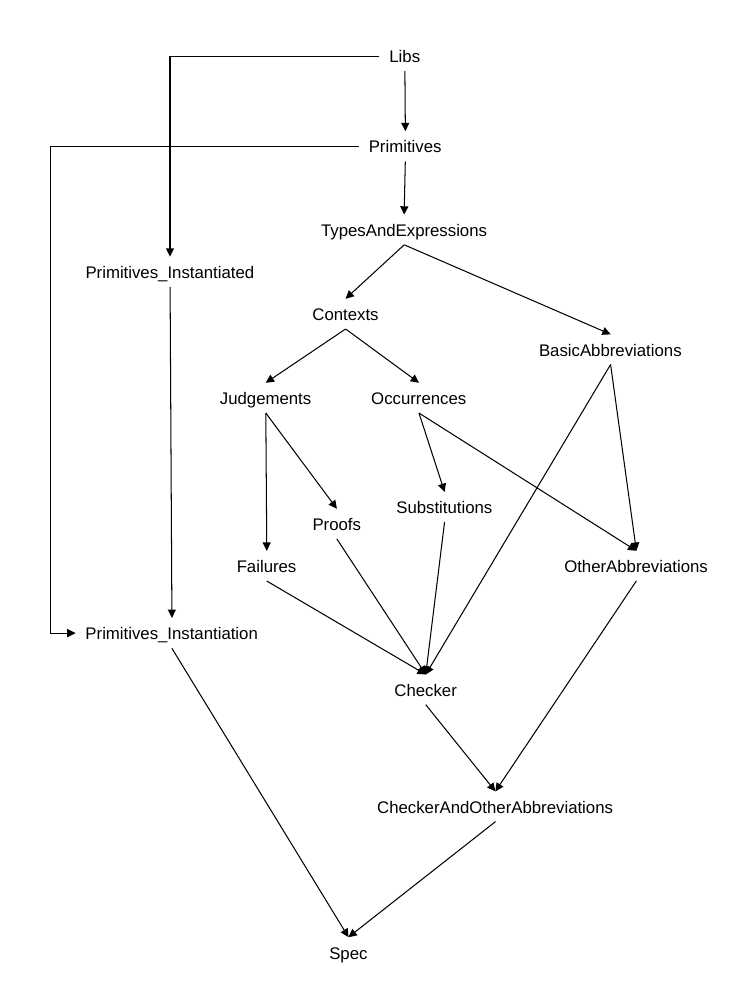
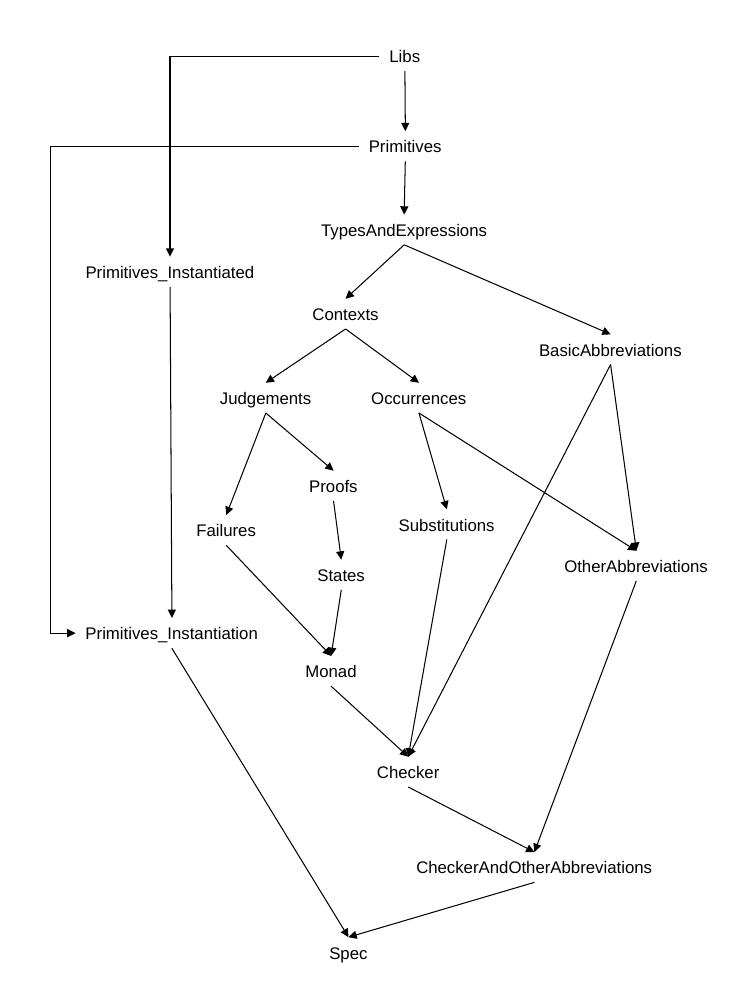
Before and after one commit to KestrelInstitute/Specware, a slide deck: slide 1 of Provers/ProofChecker/dependencies.ppt. Drawn at 756x1008 pixels with LibreOffice and Linux fonts; fonts in the diff are those of the drawing. Boxes give left, top, right and bottom in pixels: in the first picture for what was removed or moved away, otherwise in the second. Text is boxed around its words. In the diff, an @@ line names an element or a change of style, - is before the commit and + after.

```diff
--- a/Provers/ProofChecker/dependencies.ppt
+++ b/Provers/ProofChecker/dependencies.ppt
@@ arrow moved from (611, 365) - (425, 674) to (611, 365) - (408, 757) @@
@@ arrow moved from (266, 413) - (267, 550) to (266, 413) - (226, 515) @@
@@ arrow moved from (266, 413) - (337, 509) to (266, 413) - (334, 471) @@
@@ arrow moved from (419, 413) - (445, 492) to (419, 413) - (447, 509) @@
@@ text "Proofs": place and size @@
-text "Proofs" at <box>313,518,361,530</box>
+text "Proofs" at <box>309,480,357,492</box>
@@ arrow moved from (337, 539) - (425, 674) to (334, 501) - (342, 559) @@
@@ text "Substitutions": place and size @@
-text "Substitutions" at <box>396,501,492,513</box>
+text "Substitutions" at <box>399,519,495,531</box>
@@ text "Failures": place and size @@
-text "Failures" at <box>237,560,297,572</box>
+text "Failures" at <box>196,524,256,536</box>
@@ arrow moved from (445, 522) - (425, 674) to (447, 539) - (408, 757) @@
@@ arrow moved from (267, 581) - (425, 674) to (226, 545) - (332, 656) @@
@@ text added at <box>317,569,365,581</box>, 12 pt, text #000000 @@
+States
@@ arrow added from (342, 590) to (331, 656), #000000 0.74 pt @@
@@ arrow moved from (636, 581) - (495, 791) to (636, 581) - (534, 852) @@
@@ text added at <box>305,665,356,677</box>, 12 pt, text #000000 @@
+Monad
@@ arrow added from (331, 686) to (408, 757), #000000 0.74 pt @@
@@ text "Checker": place and size @@
-text "Checker" at <box>394,684,456,696</box>
+text "Checker" at <box>377,766,439,778</box>
@@ arrow moved from (425, 705) - (496, 791) to (408, 787) - (534, 852) @@
@@ text "CheckerAndOtherAbbreviations": place and size @@
-text "CheckerAndOtherAbbreviations" at <box>377,801,613,813</box>
+text "CheckerAndOtherAbbreviations" at <box>416,861,652,873</box>
@@ arrow moved from (496, 822) - (349, 937) to (534, 882) - (349, 937) @@
```
Also in this commit, not shown: 6 other files.
